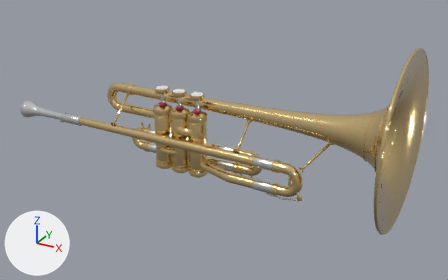
An edit to the glTF model public/models/mellophone.glb, drawn before and after from the same camera.
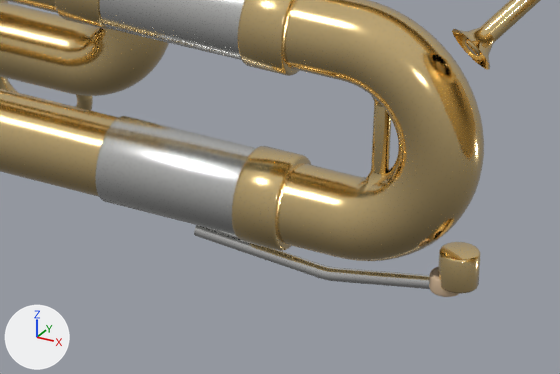
The first picture shows the older version from a 50 mm lens placed at (0.506, -0.775, 0.406), pointed at (0.067, 0.023, 0.007). The close-ups show the older and then the newer version on the part from 54% to 70% of the width and 58% to 76% of the height of that picture. Only the edits that show in the close-ups are written down. Every picture has the same lights, and +X, +Y and +Z are marked at lower left. Where no turn or scale is listed for an object, it has been applied to the vertices. Vertices at exactly the same position are counted once.

The first close-up shows 'Body'.
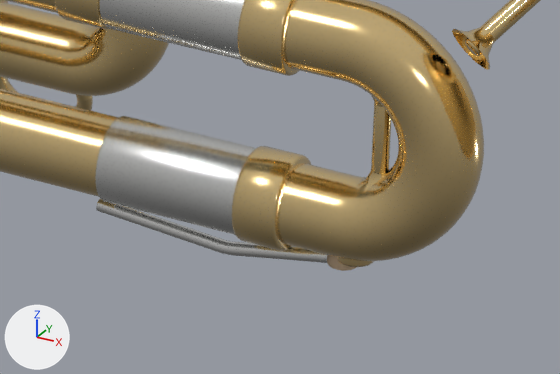
Changed parts and their boxes [x1, y1, x2, y2] in the close-ups (560 x 374 px; the box of a moved part takes in the faces that stretch with it):
```json
{"object": "Body", "change": "reshaped", "before": [0, 0, 541, 297], "after": [0, 0, 541, 271]}
{"part": 1, "of": "me_body", "change": "moved or reshaped", "before": [438, 242, 480, 294], "after": [338, 257, 374, 267], "on screen": "mostly hidden afterwards"}
{"part": 2, "of": "me_body", "change": "moved or reshaped", "before": [194, 225, 430, 289], "after": [96, 199, 327, 263]}
{"part": 3, "of": "me_body", "change": "moved or reshaped", "before": [429, 267, 460, 297], "after": [327, 255, 356, 271]}
```

Scene script edits in JSON lines:
```json
{"block": "me_body", "where": "me_body.from_pydata(...)  # 46174 vertices, 90668 faces; spans x -0.333..0.333, y -0.129..0.129, z -0.129..0.129"}
{"block": "me_body", "where": "# used by ob_body; location = (0.0163, 0.0228, 0.0624)"}
{"block": "me_body", "change": "me_body part 1: the loose piece of 146 vertices spanning x 0.198..0.206, y -0.049..-0.042, z -0.102..-0.095 is moved by (-0.021, 0.0, 0.0)"}
{"block": "me_body", "change": "me_body part 2: the loose piece of 144 vertices spanning x 0.148..0.202, y -0.047..-0.044, z -0.108..-0.101 is moved by (-0.021, 0.0, 0.0)"}
{"block": "me_body", "change": "me_body part 3: the loose piece of 122 vertices spanning x 0.197..0.203, y -0.049..-0.042, z -0.104..-0.1 is moved by (-0.021, 0.0, 0.0)"}
```
